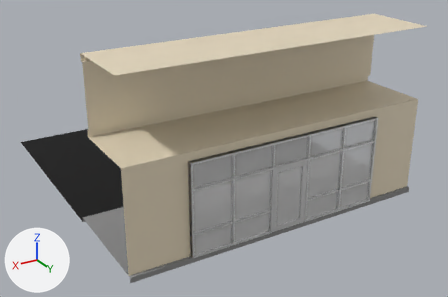
One commit to the FBX model Assets/Models/tutorialstore.fbx: the scene before it, then after it.
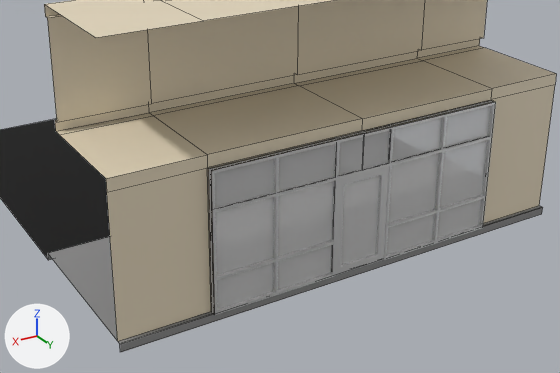
The first picture shows the older version from a 50 mm lens placed at (8.97, 11.71, 8.55), pointed at (-0.39, -3.89, 0.75). The close-ups show both versions on the part from 11% to 94% of the width and 17% to 100% of the height of that picture. Arrows for +X, +Y and +Z are at lower left; the lights stay in place. The close-ups show mesh edges as thin lines. Where no turn or scale is listed for an object, it has been applied to the vertices.

Names of what the first close-up shows: 'door frame', 'door glass', 'road section', 'sidewalk section', 'storefront', 'storefront glass cutout', 'window'.
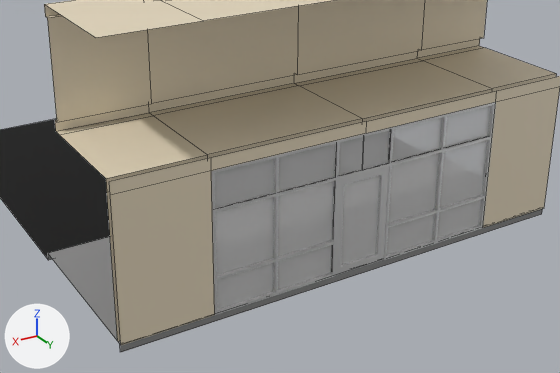
Pixel boxes (x1, y1, x2, y2) of what changed, in the close-ups (560 x 373 px):
'storefront', reshaped
    before: (44, 0, 556, 341)
    after: (44, 0, 560, 345)
part 1 of me_cube_007, added (brown)
    after: (109, 76, 560, 345)

Edits to the bpy script that builds the scene:
```text
Change me_cube_007:
    where me_cube_007.from_pydata(...)  # 59 vertices, 42 faces; spans x -4.57..4.57, y -2.1..0.13, z 0.0..4.9
    used by ob_storefront; location = (0.0, 0.0, 0.0)
    verts and faces of me_cube_007; kept vertices keep their numbers, new ones are numbered from 59
    before: 29 (-2.92, 0.13, 0.0) at pixel (482, 227), 30 (0.0, 0.13, 2.58) at pixel (366, 133), 31 (-2.92, 0.13, 2.58) at pixel (495, 101), 55 (2.92, 0.13, 0.0) at pixel (214, 314), 56 (2.92, 0.13, 2.58) at pixel (211, 170)
    me_cube_007 part 1
    add for new, old in zip([59, 60, 61], [30, 31, 56]): verts[new] = verts[old] + (0.0, 0.0, 0.22)
    add for new, old in zip([62, 63, 64], [29, 31, 60]): verts[new] = verts[old] + (-1.65, 0.0, 0.0)
    add for new, old in zip([65, 66, 67], [55, 56, 61]): verts[new] = verts[old] + (1.65, 0.0, 0.0)
    add faces += [(30, 31, 60, 59), (31, 63, 64, 60), (29, 62, 63, 31), (30, 59, 61, 56), (56, 61, 67, 66), (55, 56, 66, 65)]
```
